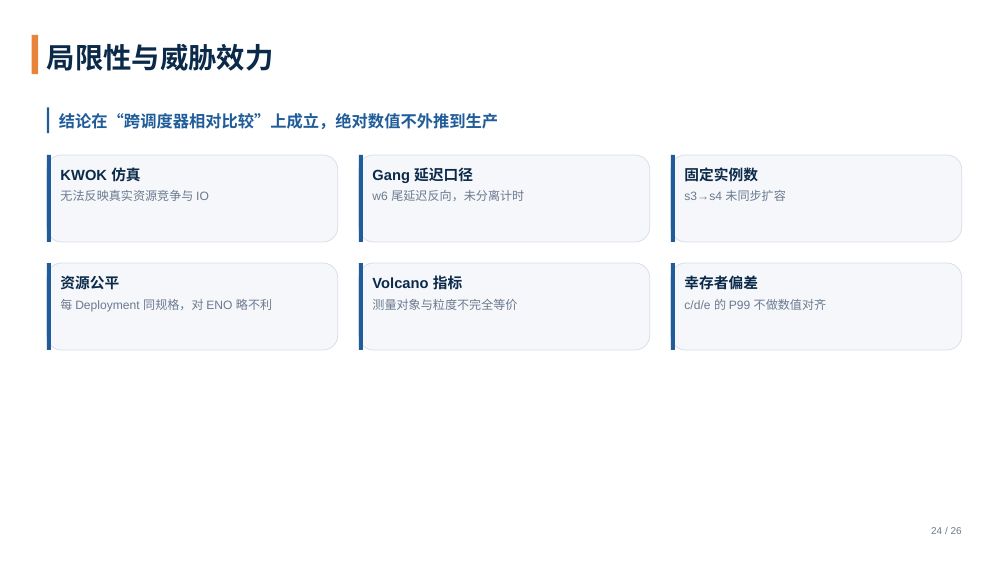
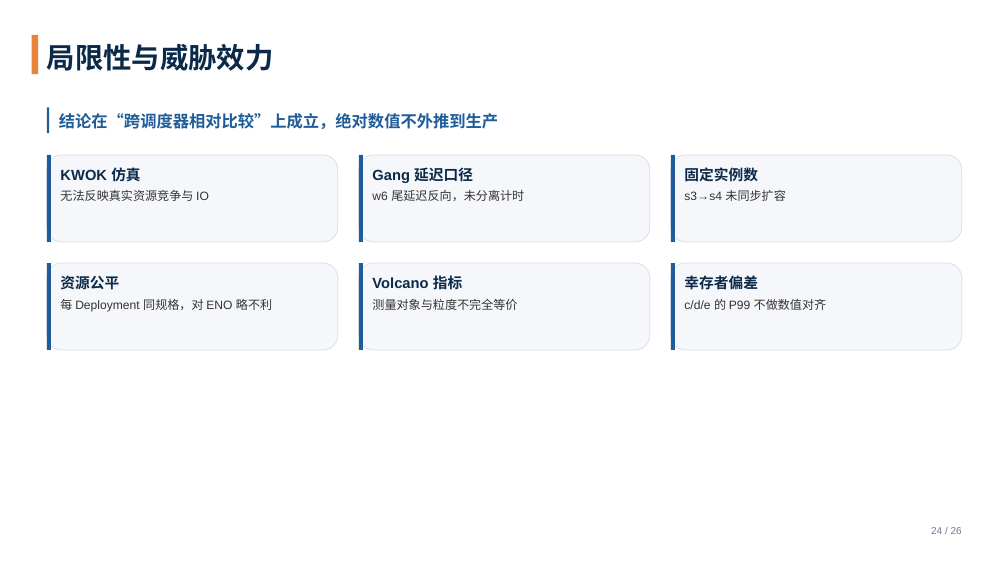
Before and after one commit to tengfei86/godel-scheduler, a slide deck: slide 24 of docs/thesis/defense/答辩PPT-基于etcd的分布式Kubernetes调度器.pptx. Drawn at 1008x567 pixels with LibreOffice and Linux fonts; fonts in the diff are those of the drawing. Boxes give left, top, right and bottom in pixels: in the first picture for what was removed or moved away, otherwise in the second. Text is boxed around its words. In the diff, an @@ line names an element or a change of style, - is before the commit and + after.

```diff
--- a/docs/thesis/defense/答辩PPT-基于etcd的分布式Kubernetes调度器.pptx
+++ b/docs/thesis/defense/答辩PPT-基于etcd的分布式Kubernetes调度器.pptx
@@ text at [60,190,209,201]: text colour #6B7A8F to #333333 in "无法反映真实资源竞争与 IO" @@
@@ text at [372,190,524,201]: text colour #6B7A8F to #333333 in "w6 尾延迟反向，未分离计时" @@
@@ text at [684,190,785,201]: text colour #6B7A8F to #333333 in "s3→s4 未同步扩容" @@
@@ text at [60,299,272,311]: text colour #6B7A8F to #333333 in "每 Deployment 同规格，对 ENO 略不利" @@
@@ text at [372,299,517,310]: text colour #6B7A8F to #333333 in "测量对象与粒度不完全等价" @@
@@ text at [684,299,827,310]: text colour #6B7A8F to #333333 in "c/d/e 的 P99 不做数值对齐" @@
```
Also in this commit, not shown: 3 other slides changed, 2 other files.
